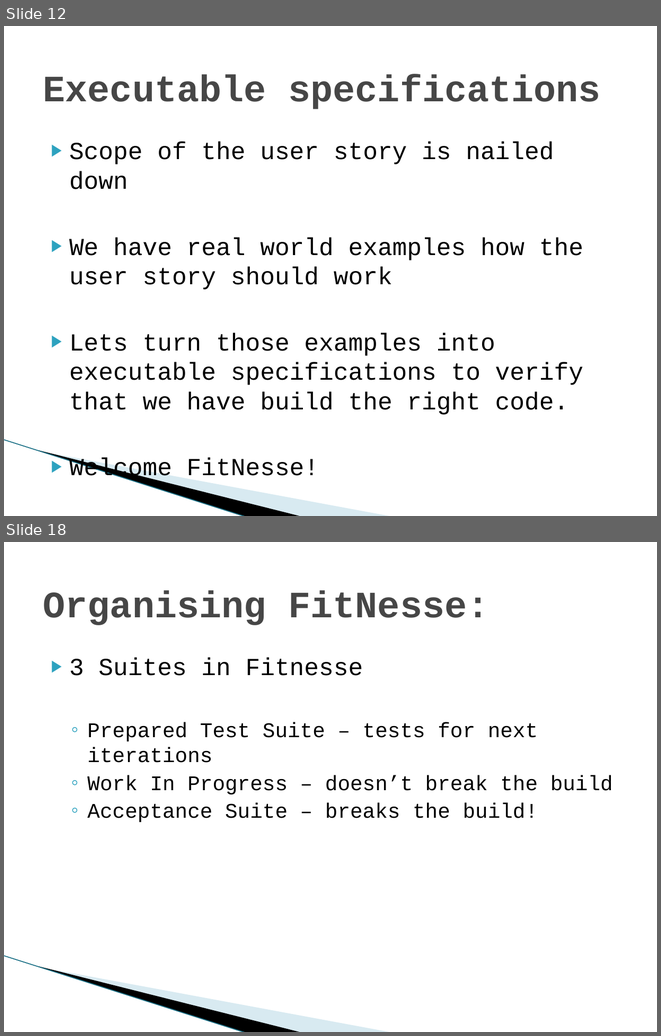
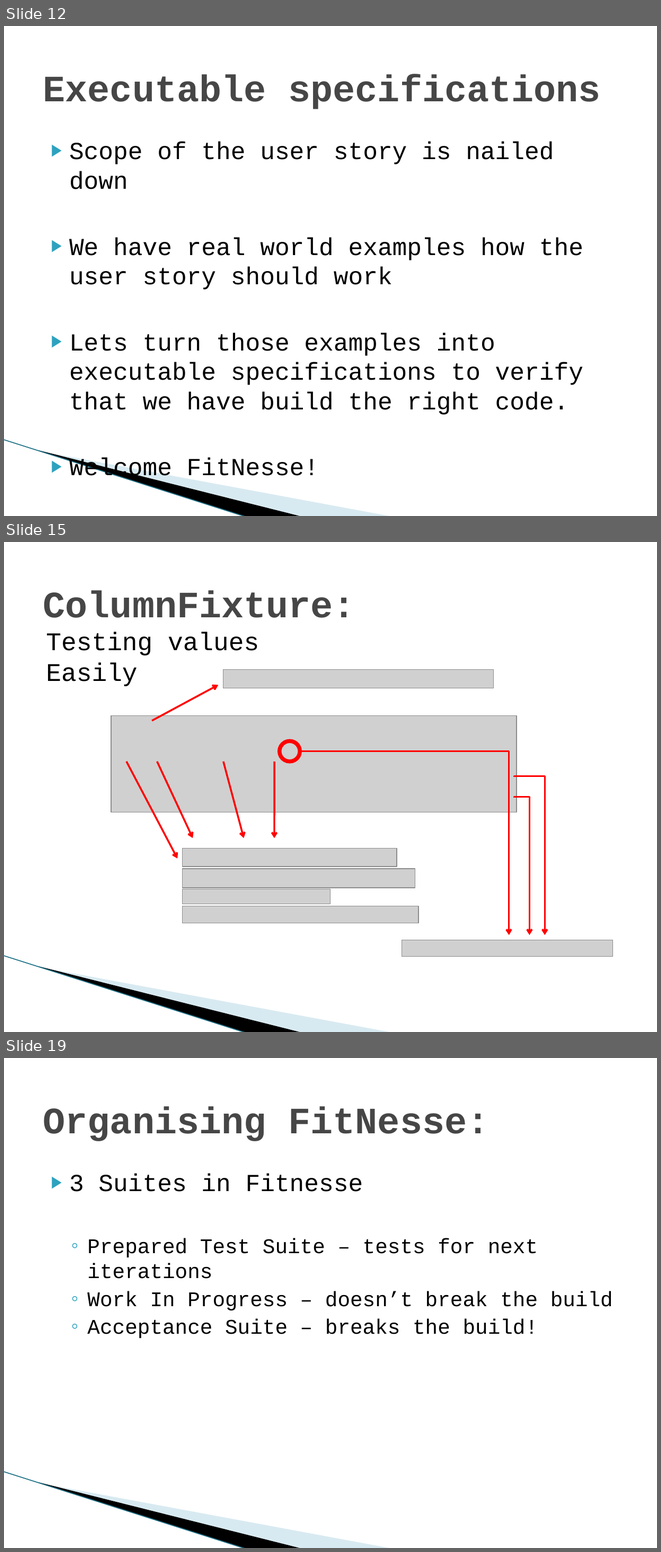
Before and after one commit to michelgrootjans/agileacceptancetesting, a slide deck: Slides/20090514_iLearn_AgileAcceptanceTesting.pptx. Shown one above the other, each under a label of ours: slides 12 and 18 before the commit, slides 12, 15 and 19 after it; the slides between them are not shown. The pictures are 661x1036 and 661x1552 pixels, drawn with LibreOffice and Linux fonts; fonts in the diff are those of the drawing; grey boxes stand for pictures; background and template pictures are left out. Boxes give left, top, right and bottom in pixels: in the first picture for what was removed or moved away, otherwise in the second. Text is boxed around its words. In the diff, an @@ line names an element or a change of style, - is before the commit and + after.

```diff
--- a/Slides/20090514_iLearn_AgileAcceptanceTesting.pptx
+++ b/Slides/20090514_iLearn_AgileAcceptanceTesting.pptx
@@ slide 15 added at (x1=4, y1=542, x2=657, y2=1032), background #FFFFFF; not listed: 3 template elements that a slide beside it also shows @@
@@ title added at (x1=43, y1=590, x2=355, y2=618), 41 pt, text #464646, bold @@
+ColumnFixture:
@@ text added at (x1=46, y1=632, x2=259, y2=686), 28 pt, text #000000 @@
+Testing values Easily
@@ picture added at (x1=223, y1=669, x2=494, y2=688) @@
@@ arrow added from (152, 720) to (218, 685), #FF0000 2 pt @@
@@ picture added at (x1=111, y1=716, x2=517, y2=812) @@
@@ ellipse added at (x1=280, y1=741, x2=300, y2=761), outline #FF0000 4.33 pt @@
@@ arrow added from (126, 761) to (178, 858), #FF0000 2 pt @@
@@ arrow added from (157, 761) to (193, 838), #FF0000 2 pt @@
@@ arrow added from (223, 761) to (244, 838), #FF0000 2 pt @@
@@ arrow added from (274, 761) to (274, 838), #FF0000 2 pt @@
@@ elbow arrow added from (300, 751) to (509, 935), #FF0000 2 pt @@
@@ elbow arrow added from (514, 776) to (545, 935), #FF0000 2 pt @@
@@ elbow arrow added from (514, 797) to (530, 935), #FF0000 2 pt @@
@@ picture added at (x1=182, y1=848, x2=396, y2=866) @@
@@ picture added at (x1=182, y1=868, x2=415, y2=888) @@
@@ picture added at (x1=182, y1=889, x2=330, y2=904) @@
@@ picture added at (x1=182, y1=906, x2=418, y2=923) @@
@@ picture added at (x1=402, y1=940, x2=612, y2=956) @@
@@ what was slide 18 is now slide 19 @@
```
Also in this commit, not shown: 3 slides changed, 4 other slides added, 3 slides removed.
